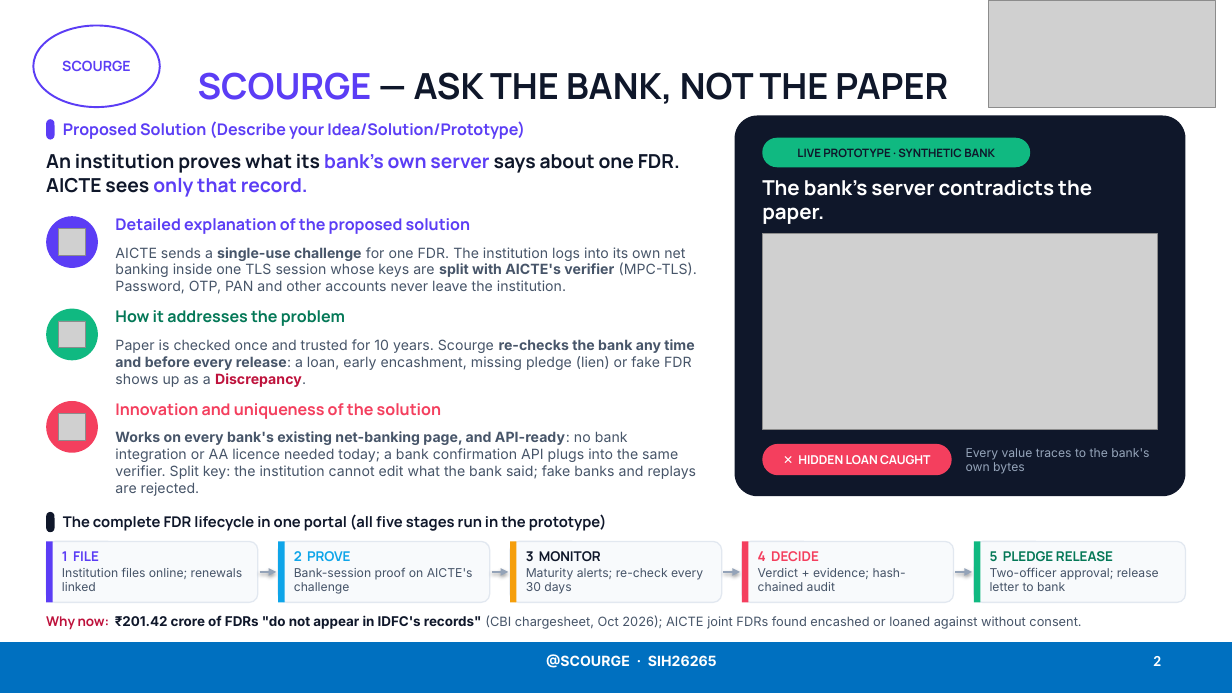
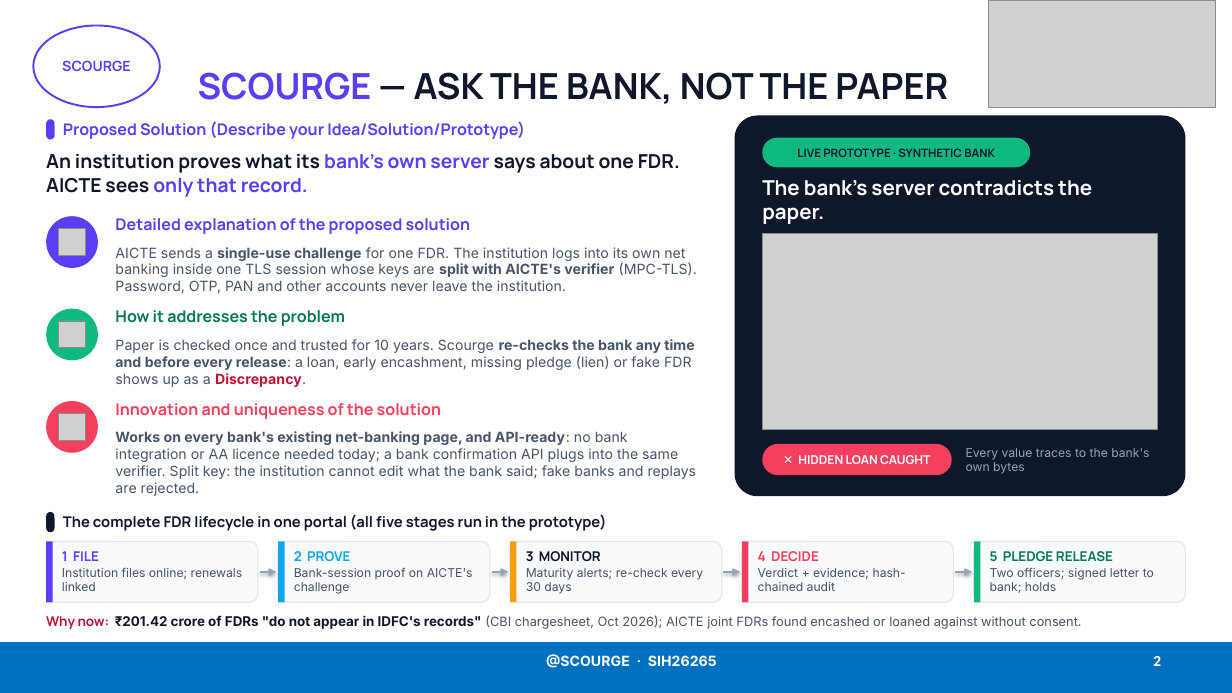
Before and after one commit to Lakki007/Arnavax-Scourge-SIH26265, a slide deck: slide 2 of docs/ppt/Scourge_SIH26265_Idea.pptx. Drawn at 1232x693 pixels with LibreOffice and Linux fonts; fonts in the diff are those of the drawing; grey boxes stand for pictures. Boxes give left, top, right and bottom in pixels: in the first picture for what was removed or moved away, otherwise in the second. Text is boxed around its words. In the diff, an @@ line names an element or a change of style, - is before the commit and + after.

```diff
--- a/docs/ppt/Scourge_SIH26265_Idea.pptx
+++ b/docs/ppt/Scourge_SIH26265_Idea.pptx
@@ text at [990,568,1154,593]: text changed @@
-Two-officer approval; release letter to bank
+Two officers; signed letter to bank; holds
```
Also in this commit, not shown: 2 other slides changed, 14 other files.
